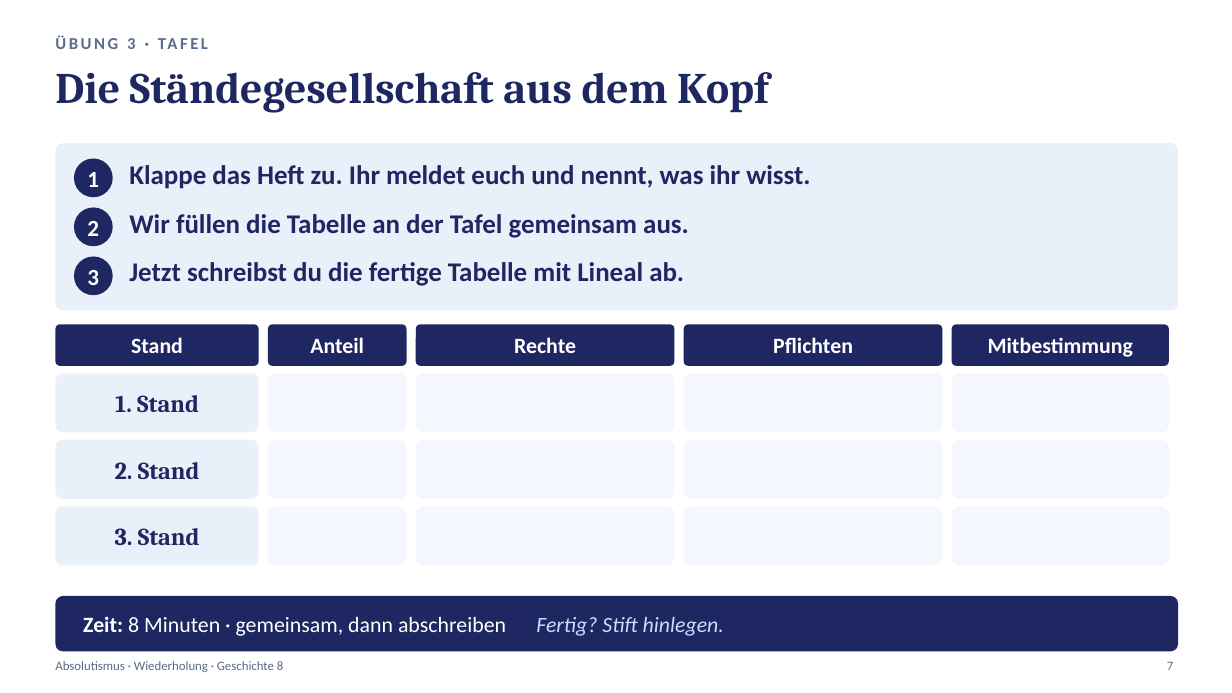
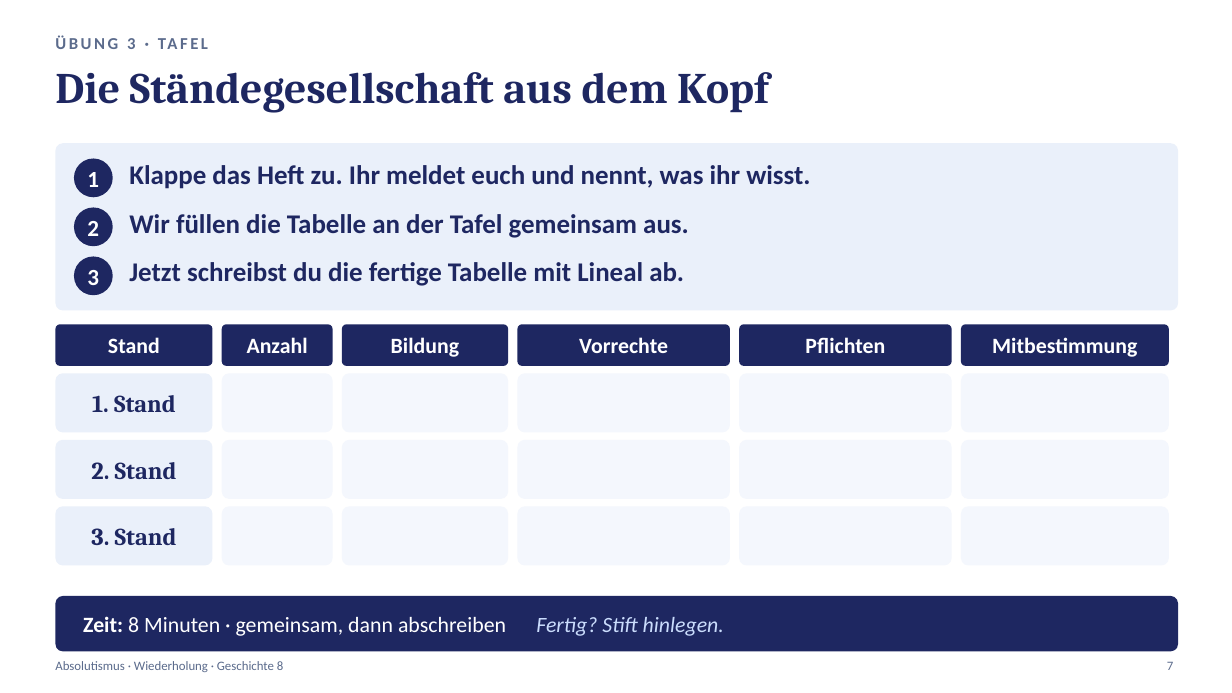
Before and after one commit to golzkonstantin-gif/Schule, a slide deck: slide 7 of Geschichte_8/Absolutismus_Wiederholung/Praesentation_Absolutismus_Wiederholung.pptx. Drawn at 1232x693 pixels with LibreOffice and Linux fonts; fonts in the diff are those of the drawing. Boxes give left, top, right and bottom in pixels: in the first picture for what was removed or moved away, otherwise in the second. Text is boxed around its words. In the diff, an @@ line names an element or a change of style, - is before the commit and + after.

```diff
--- a/Geschichte_8/Absolutismus_Wiederholung/Praesentation_Absolutismus_Wiederholung.pptx
+++ b/Geschichte_8/Absolutismus_Wiederholung/Praesentation_Absolutismus_Wiederholung.pptx
@@ text "Stand": place and size @@
-text "Stand" at (131, 337, 183, 353)
+text "Stand" at (108, 337, 160, 353)
@@ rounded rectangle: place and size @@
-rounded rectangle at (55, 324, 259, 366)
+rounded rectangle at (55, 324, 213, 366)
@@ rounded rectangle: place and size @@
-rounded rectangle at (268, 324, 407, 366)
+rounded rectangle at (222, 324, 333, 366)
@@ rounded rectangle: place and size @@
-rounded rectangle at (416, 324, 675, 366)
+rounded rectangle at (342, 324, 508, 366)
@@ rounded rectangle: place and size @@
-rounded rectangle at (684, 324, 943, 366)
+rounded rectangle at (518, 324, 730, 366)
@@ text "Pflichten": place and size @@
-text "Pflichten" at (773, 337, 853, 353)
+text "Pflichten" at (805, 337, 885, 353)
@@ rounded rectangle: place and size @@
-rounded rectangle at (952, 324, 1169, 366)
+rounded rectangle at (739, 324, 952, 366)
@@ text "Mitbestimmung": place and size @@
-text "Mitbestimmung" at (988, 337, 1133, 357)
+text "Mitbestimmung" at (992, 337, 1137, 357)
@@ rounded rectangle added at (961, 324, 1169, 366), fill #1E2761 @@
@@ text at (247, 337, 308, 353): text changed @@
-Anteil
+Anzahl
@@ text at (391, 337, 459, 357): text changed @@
-Rechte
+Bildung
@@ text added at (579, 337, 668, 353), 17 pt, text #FFFFFF, bold @@
+Vorrechte
@@ text "1. Stand": place and size @@
-text "1. Stand" at (115, 395, 199, 412)
+text "1. Stand" at (92, 395, 176, 412)
@@ rounded rectangle: place and size @@
-rounded rectangle at (55, 373, 259, 433)
+rounded rectangle at (55, 373, 213, 433)
@@ rounded rectangle: place and size @@
-rounded rectangle at (268, 373, 407, 433)
+rounded rectangle at (222, 373, 333, 433)
@@ text "2. Stand": place and size @@
-text "2. Stand" at (115, 462, 200, 479)
+text "2. Stand" at (91, 462, 177, 479)
@@ rounded rectangle: place and size @@
-rounded rectangle at (55, 440, 259, 499)
+rounded rectangle at (55, 440, 213, 499)
@@ rounded rectangle: place and size @@
-rounded rectangle at (268, 440, 407, 499)
+rounded rectangle at (222, 440, 333, 499)
@@ text "3. Stand": place and size @@
-text "3. Stand" at (115, 528, 200, 545)
+text "3. Stand" at (91, 528, 177, 545)
@@ rounded rectangle: place and size @@
-rounded rectangle at (55, 506, 259, 566)
+rounded rectangle at (55, 506, 213, 566)
@@ rounded rectangle: place and size @@
-rounded rectangle at (268, 506, 407, 566)
+rounded rectangle at (222, 506, 333, 566)
```
Also in this commit, not shown: 1 other slide changed, 6 other files.
